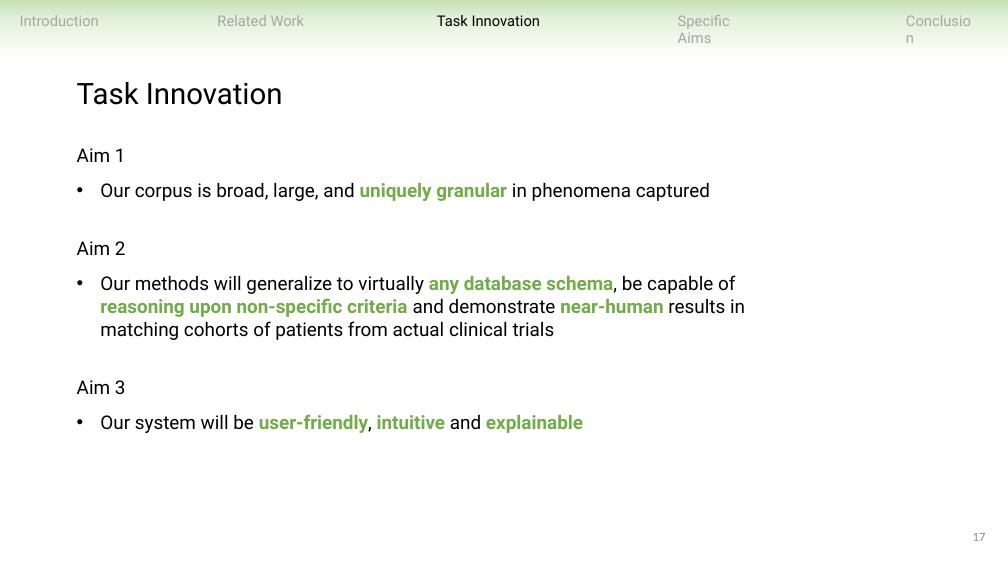
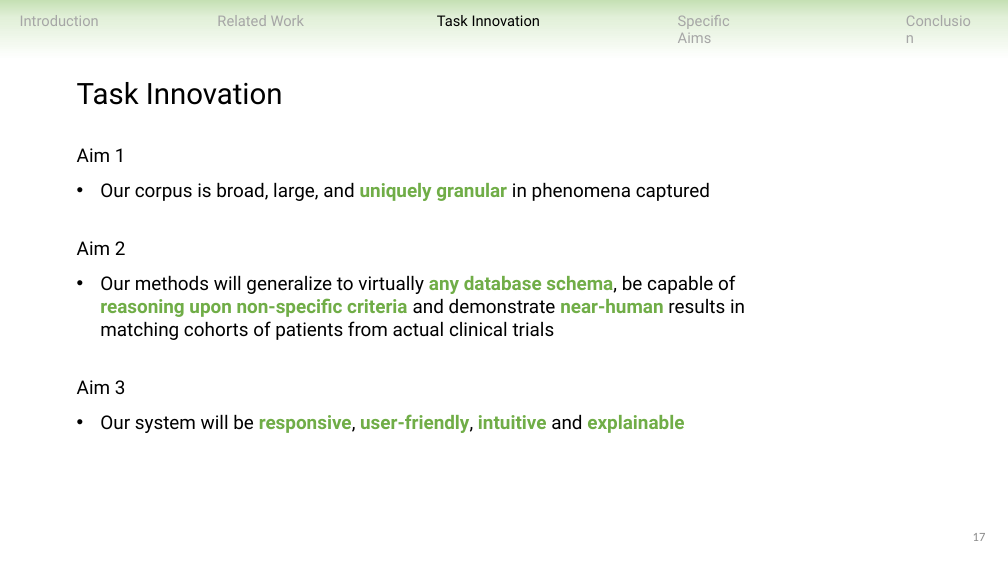
Before and after one commit to ndobb/dissertation, a slide deck: slide 17 of 4_general_exam/presentation/nic_dobbins_general_exam.pptx. Drawn at 1008x567 pixels with LibreOffice and Linux fonts; fonts in the diff are those of the drawing. Boxes give left, top, right and bottom in pixels: in the first picture for what was removed or moved away, otherwise in the second. Text is boxed around its words. In the diff, an @@ line names an element or a change of style, - is before the commit and + after.

```diff
--- a/4_general_exam/presentation/nic_dobbins_general_exam.pptx
+++ b/4_general_exam/presentation/nic_dobbins_general_exam.pptx
@@ text at [100,414,684,433]: text changed @@
-• Our system will be user-friendly, intuitive and explainable
+• Our system will be responsive, user-friendly, intuitive and explainable
```
Also in this commit, not shown: 17 other slides changed, 3 slides added, 2 slides removed.
